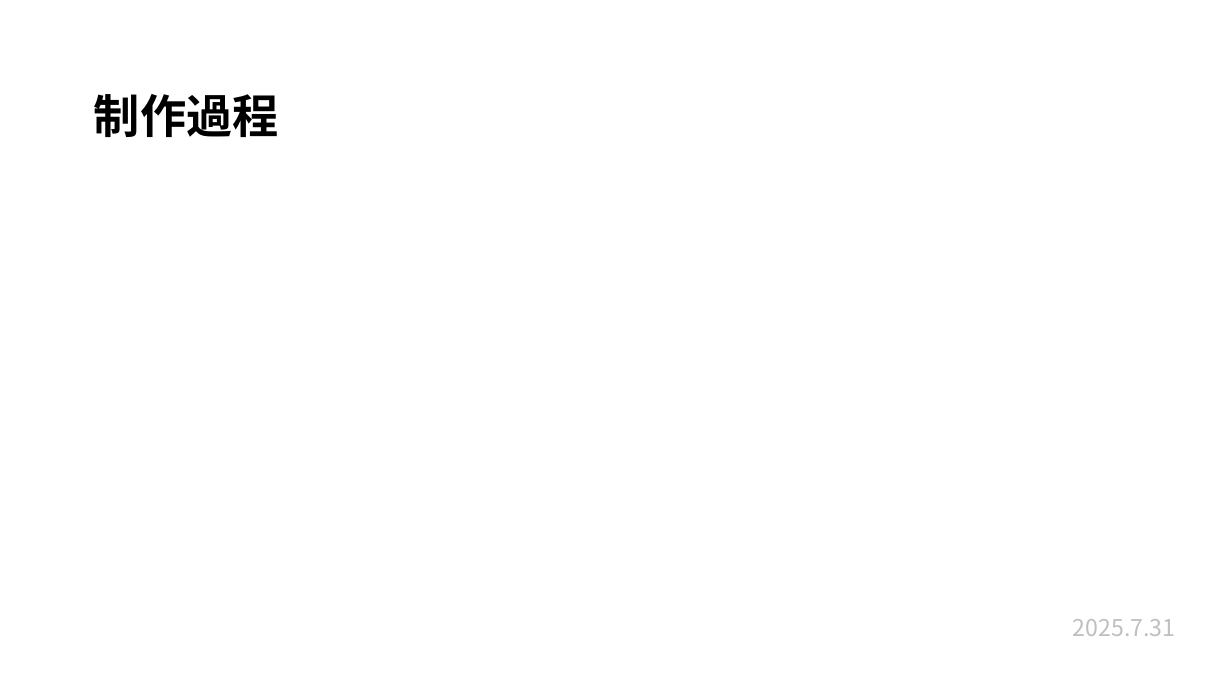
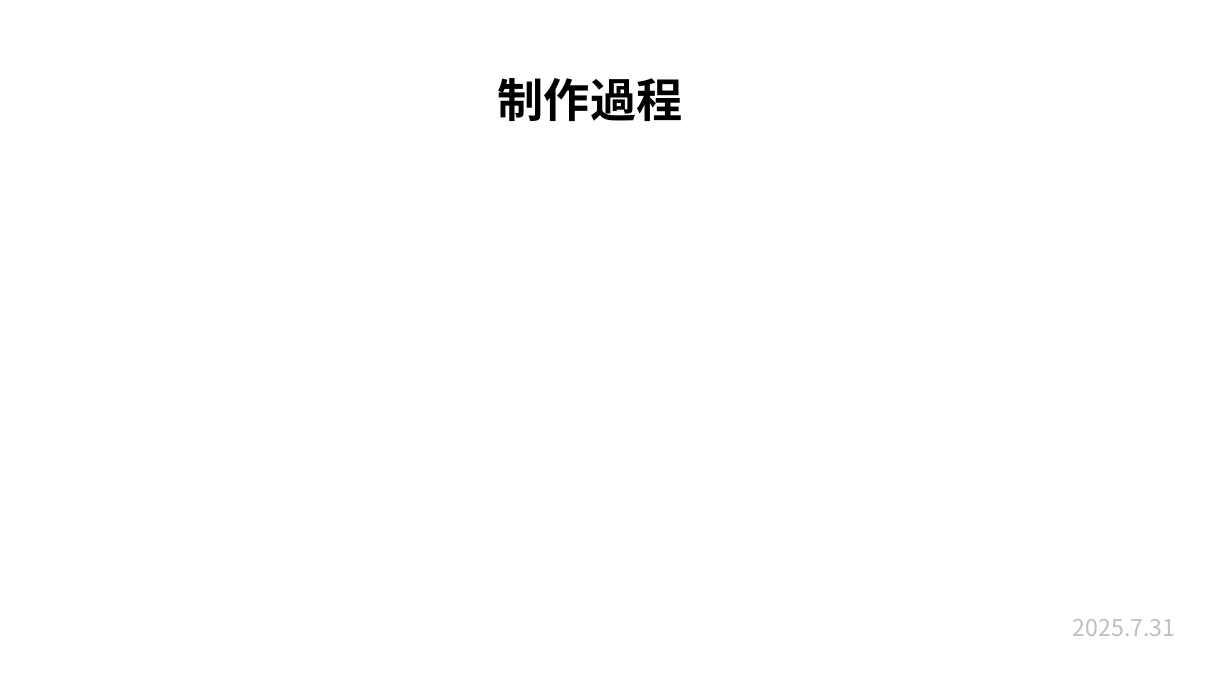
Before and after one commit to plusdojo2025/a2-7, a slide deck: slide 6 of 発表準備/7月成果発表会.pptx. Drawn at 1232x693 pixels with LibreOffice and Linux fonts; fonts in the diff are those of the drawing. Boxes give left, top, right and bottom in pixels: in the first picture for what was removed or moved away, otherwise in the second. Text is boxed around its words. In the diff, an @@ line names an element or a change of style, - is before the commit and + after.

```diff
--- a/発表準備/7月成果発表会.pptx
+++ b/発表準備/7月成果発表会.pptx
@@ title "制作過程": place and size @@
-title "制作過程" at <box>94,94,279,137</box>
+title "制作過程" at <box>498,78,683,121</box>
```
Also in this commit, not shown: 14 other slides changed.
